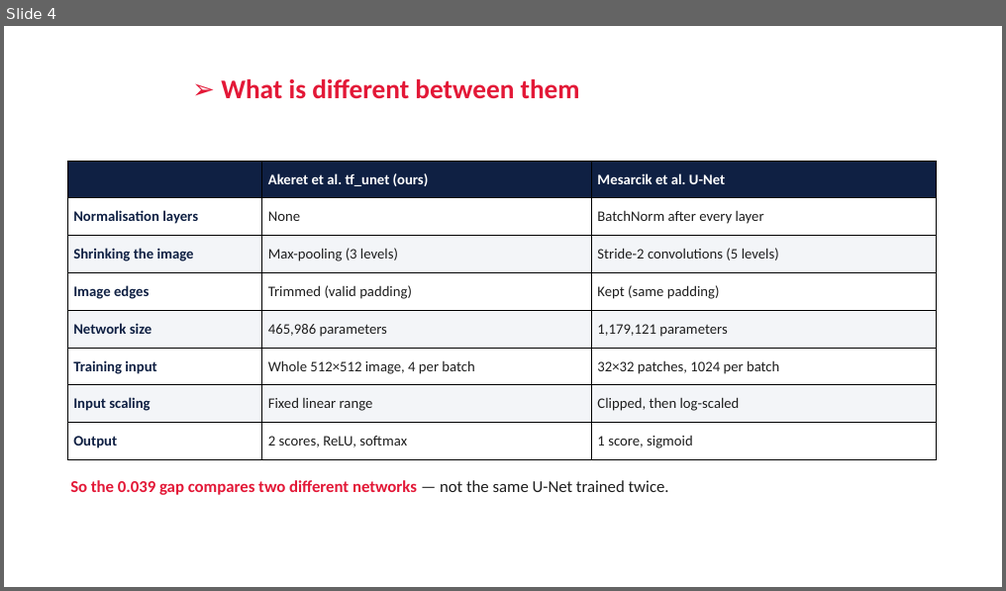
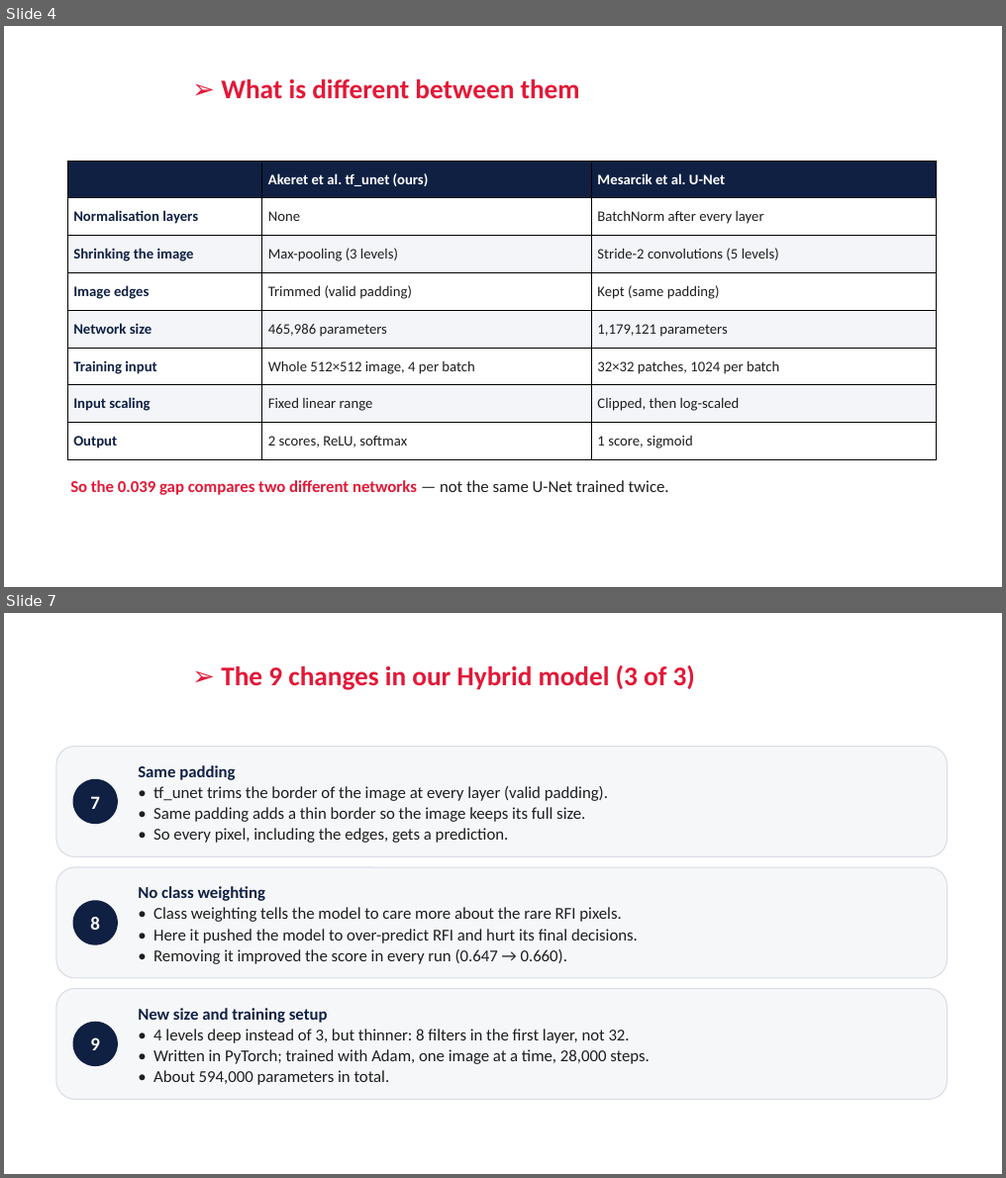
Before and after one commit to RonakSinghRaina/MP, a slide deck: Weekly_Report_Hybrid_DiL_Lab.pptx. Shown one above the other, each under a label of ours: slide 4 before the commit, slides 4 and 7 after it; the slides between them are not shown. The pictures are 1006x591 and 1006x1178 pixels, drawn with LibreOffice and Linux fonts; fonts in the diff are those of the drawing; background and template pictures are left out. Boxes give left, top, right and bottom in pixels: in the first picture for what was removed or moved away, otherwise in the second. Text is boxed around its words. In the diff, an @@ line names an element or a change of style, - is before the commit and + after.

```diff
--- a/Weekly_Report_Hybrid_DiL_Lab.pptx
+++ b/Weekly_Report_Hybrid_DiL_Lab.pptx
@@ slide 7 added at (4,613,1002,1174), background #FFFFFF @@
@@ title added at (221,665,695,690), 26 pt, text #E31837, bold @@
+➢ The 9 changes in our Hybrid model (3 of 3)
@@ rounded rectangle added at (56,747,947,858), fill #F6F7F9, outline #D9DDE4 1 pt @@
@@ ellipse added at (73,779,118,824), fill #0F2043, 18 pt, text #FFFFFF, bold @@
+7
@@ text added at (138,765,608,843), 16 pt, text #1E1E1E @@
+Same padding
+• tf_unet trims the border of the image at every layer (valid padding).
+• Same padding adds a thin border so the image keeps its full size.
+• So every pixel, including the edges, gets a prediction.
@@ rounded rectangle added at (56,867,947,978), fill #F6F7F9, outline #D9DDE4 1 pt @@
@@ ellipse added at (73,900,118,946), fill #0F2043, 18 pt, text #FFFFFF, bold @@
+8
@@ text added at (138,886,638,964), 16 pt, text #1E1E1E @@
+No class weighting
+• Class weighting tells the model to care more about the rare RFI pixels.
+• Here it pushed the model to over-predict RFI and hurt its final decisions.
+• Removing it improved the score in every run (0.647 → 0.660).
@@ rounded rectangle added at (56,989,947,1100), fill #F6F7F9, outline #D9DDE4 1 pt @@
@@ ellipse added at (73,1022,118,1066), fill #0F2043, 18 pt, text #FFFFFF, bold @@
+9
@@ text added at (138,1008,649,1085), 16 pt, text #1E1E1E @@
+New size and training setup
+• 4 levels deep instead of 3, but thinner: 8 filters in the first layer, not 32.
+• Written in PyTorch; trained with Adam, one image at a time, 28,000 steps.
+• About 594,000 parameters in total.
```
Also in this commit, not shown: 6 slides changed, 2 other slides added, 1 slide removed, 2 other files.
